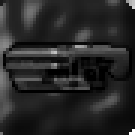
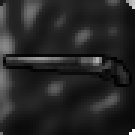
Comparing the layer stacks of the two w=135, h=135 images. Changes:
hid "레이어 5" over [6, 45, 129, 90]
added layer "레이어 7" in group "세트 1" over [6, 57, 129, 84]
